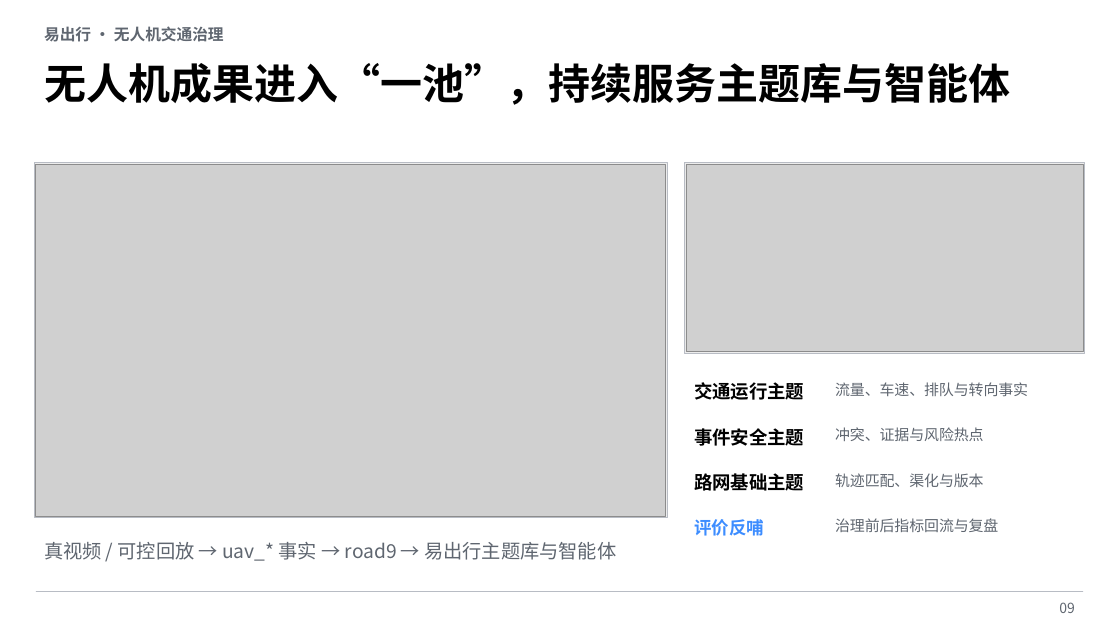
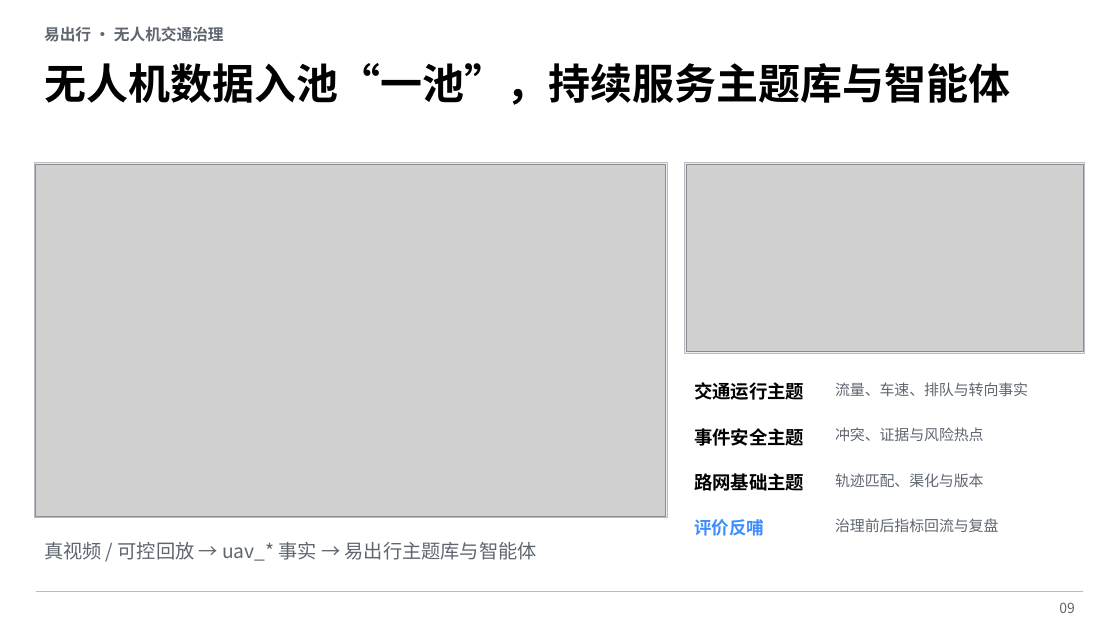
Before and after one commit to fjwangzy/TrafficAnalyzer, a slide deck: slide 9 of docs/generated/易出行无人机交通治理业务成效与试点汇报.pptx. Drawn at 1120x630 pixels with LibreOffice and Linux fonts; fonts in the diff are those of the drawing; grey boxes stand for pictures; background and template pictures are left out. Boxes give left, top, right and bottom in pixels: in the first picture for what was removed or moved away, otherwise in the second. Text is boxed around its words. In the diff, an @@ line names an element or a change of style, - is before the commit and + after.

```diff
--- a/docs/generated/易出行无人机交通治理业务成效与试点汇报.pptx
+++ b/docs/generated/易出行无人机交通治理业务成效与试点汇报.pptx
@@ text at box(44, 63, 1010, 105): text changed @@
-无人机成果进入“一池”，持续服务主题库与智能体
+无人机数据入池“一池”，持续服务主题库与智能体
@@ text at box(44, 542, 537, 561): text changed @@
-真视频 / 可控回放 → uav_* 事实 → road9 → 易出行主题库与智能体
+真视频 / 可控回放 → uav_* 事实 → 易出行主题库与智能体
```
Also in this commit, not shown: 7 other slides changed, 2 slides added, 2 slides removed, 45 other files.
